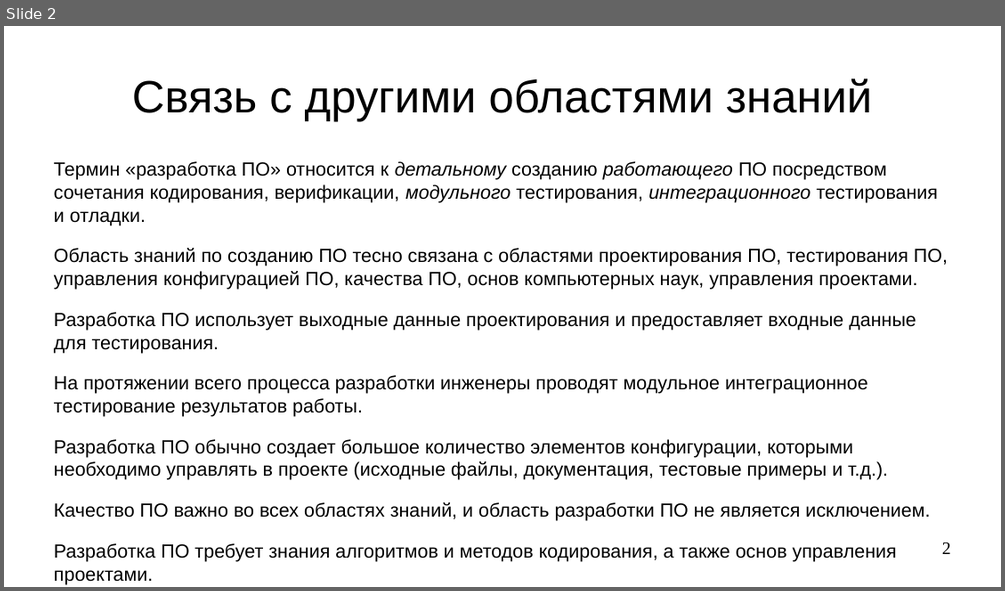
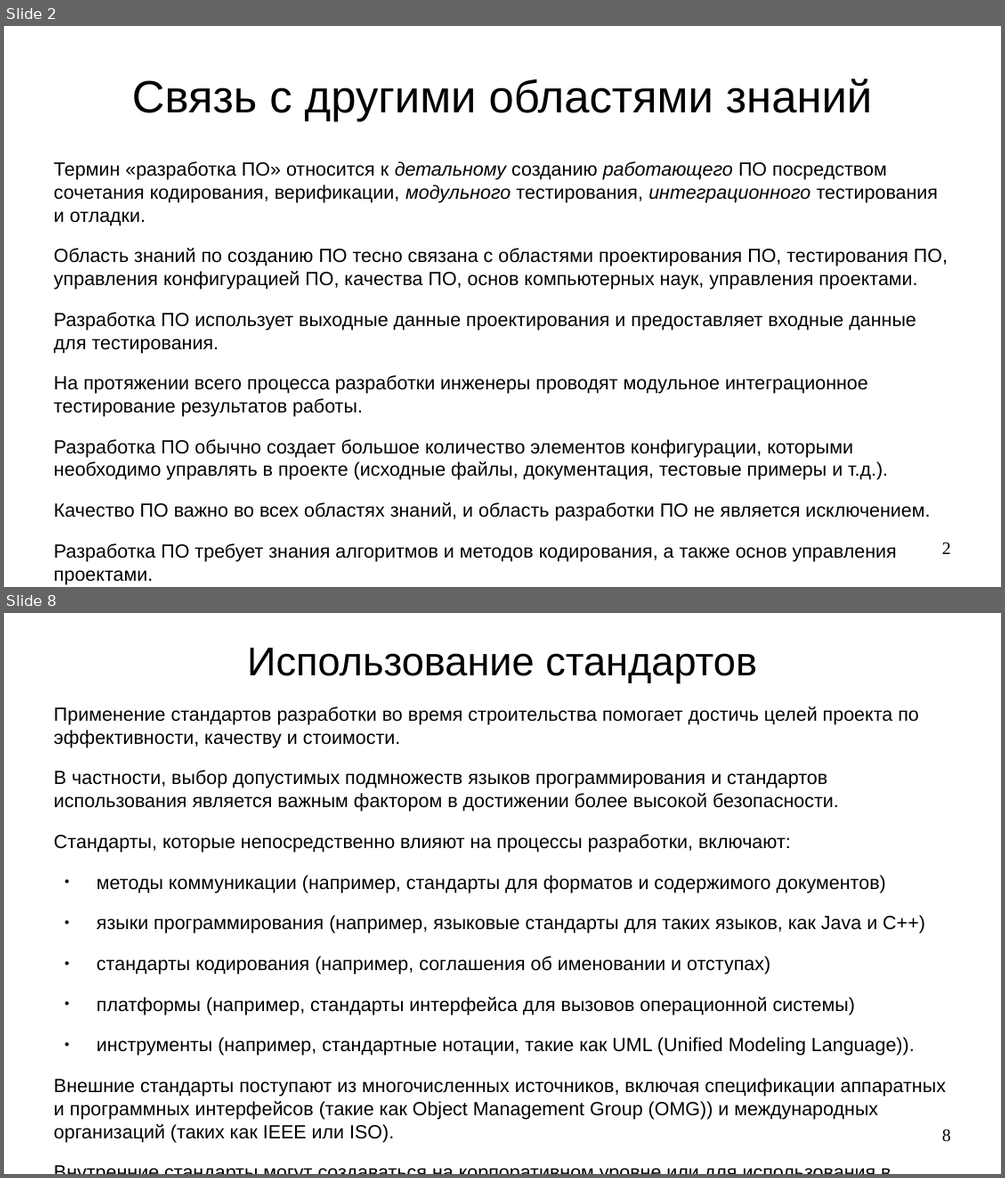
Before and after one commit to steelcraft/stud-lab, a slide deck: Лекции/CASWE01#L3.odp. Shown one above the other, each under a label of ours: slide 2 before the commit, slides 2 and 8 after it; the slides between them are not shown. The pictures are 1005x591 and 1005x1178 pixels, drawn with LibreOffice and Linux fonts; fonts in the diff are those of the drawing. Boxes give left, top, right and bottom in pixels: in the first picture for what was removed or moved away, otherwise in the second. Text is boxed around its words. In the diff, an @@ line names an element or a change of style, - is before the commit and + after.

Commit message:
Добавлена глава "Основы разработки ПО"

```diff
--- a/Лекции/CASWE01#L3.odp
+++ b/Лекции/CASWE01#L3.odp
@@ slide 8 added at (x1=4, y1=613, x2=1001, y2=1174), background #FFFFFF @@
@@ title added at (x1=247, y1=648, x2=757, y2=683), 32 pt, text #000000 @@
+Использование стандартов
@@ text added at (x1=54, y1=706, x2=946, y2=1143), 15.2 pt, text #000000 @@
+Применение стандартов разработки во время строительства помогает достичь целей проекта по эффективности, качеству и стоимости.
+В частности, выбор допустимых подмножеств языков программирования и стандартов использования является важным фактором в достижении более высокой безопасности.
+Стандарты, которые непосредственно влияют на процессы разработки, включают:
+● методы коммуникации (например, стандарты для форматов и содержимого документов)
+● языки программирования (например, языковые стандарты для таких языков, как Java и C++)
+● стандарты кодирования (например, соглашения об именовании и отступах)
+● платформы (например, стандарты интерфейса для вызовов операционной системы)
+● инструменты (например, стандартные нотации, такие как UML (Unified Modeling Language)).
+Внешние стандарты поступают из многочисленных источников, включая спецификации аппаратных и программных интерфейсов (такие как Object Management Group (OMG)) и международных организаций (таких как IEEE или ISO).
+Внутренние стандарты могут создаваться на корпоративном уровне или для использования в конкретных проектах.
@@ page number added at (x1=942, y1=1129, x2=951, y2=1142), 14 pt, text #000000 @@
+8
```
Also in this commit, not shown: 5 other slides added.
